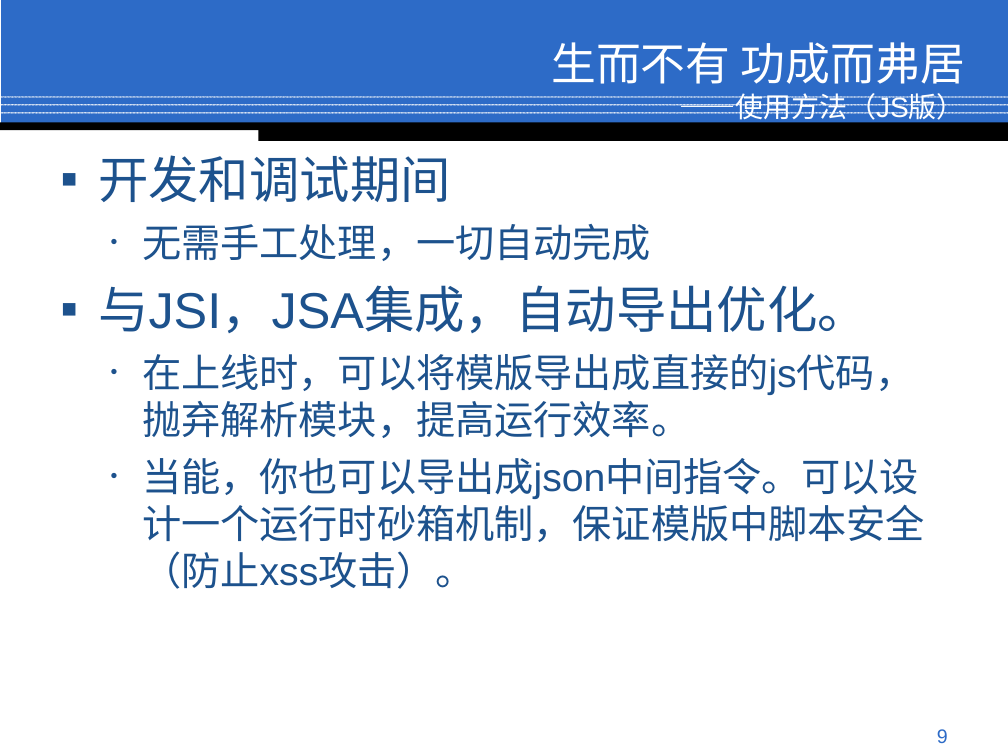
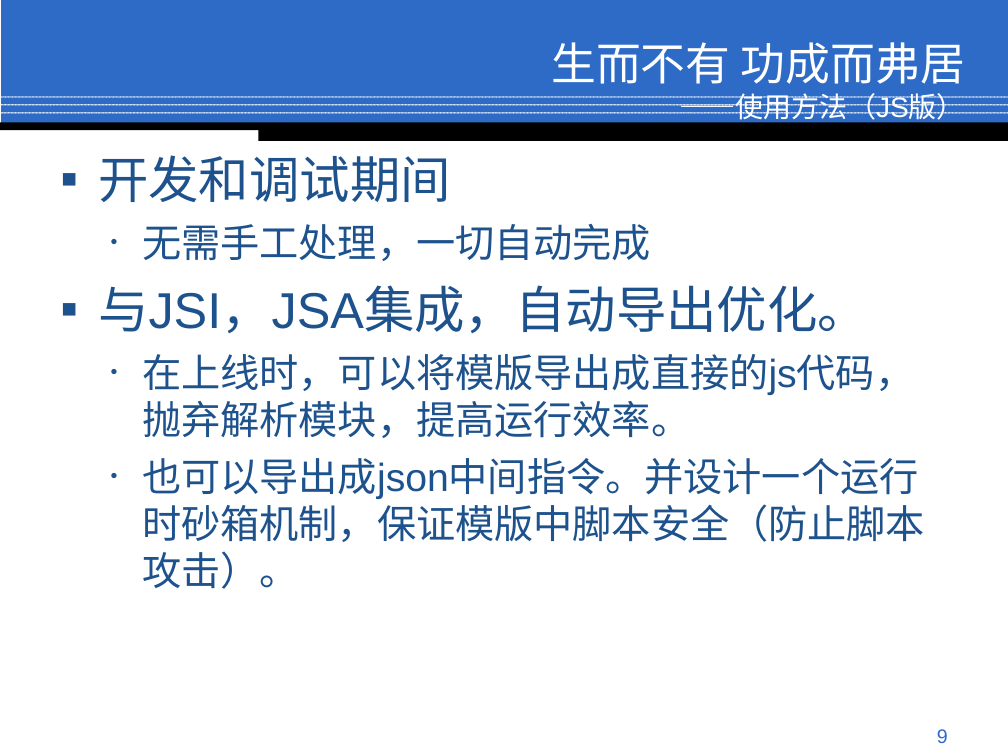
Before and after one commit to conzi/lite, a slide deck: slide 9 of Lite/web/doc/Preview.ppt. Drawn at 1008x756 pixels with LibreOffice and Linux fonts; fonts in the diff are those of the drawing; background and template pictures are left out. Boxes give left, top, right and bottom in pixels: in the first picture for what was removed or moved away, otherwise in the second. Text is boxed around its words. In the diff, an @@ line names an element or a change of style, - is before the commit and + after.

```diff
--- a/Lite/web/doc/Preview.ppt
+++ b/Lite/web/doc/Preview.ppt
@@ text at [142,458,925,589]: text changed @@
-  • 当能，你也可以导出成json中间指令。可以设计一个运行时砂箱机制，保证模版中脚本安全（防止xss攻击）。
+  • 也可以导出成json中间指令。并设计一个运行时砂箱机制，保证模版中脚本安全（防止脚本攻击）。
```
Also in this commit, not shown: 8 other slides changed.
